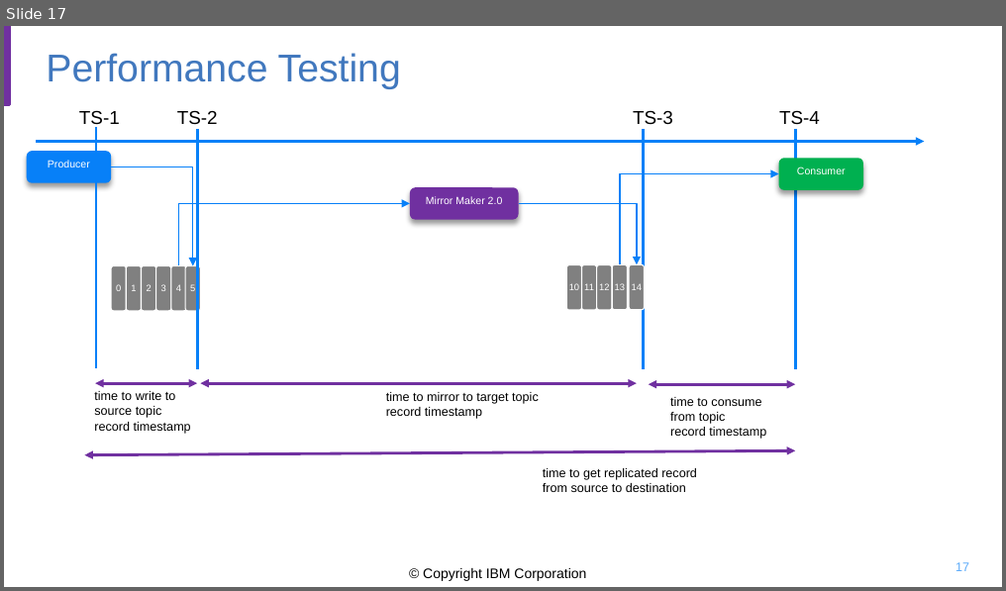
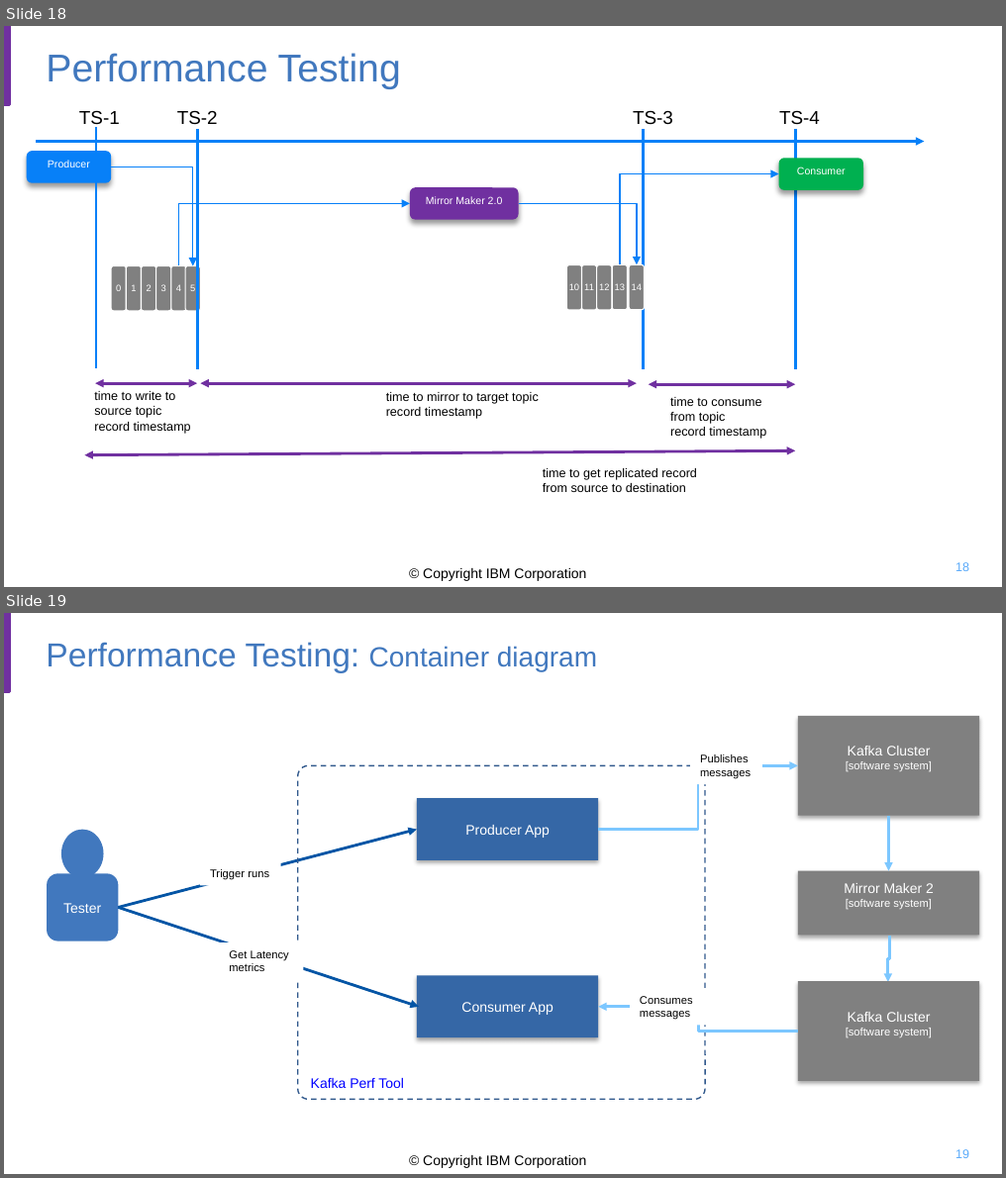
Before and after one commit to jbcodeforce/kp-data-replication, a slide deck: docs/mm2-diagrams.pptx. Shown one above the other, each under a label of ours: slide 17 before the commit, slides 18 and 19 after it. The pictures are 1006x591 and 1006x1178 pixels, drawn with LibreOffice and Linux fonts; fonts in the diff are those of the drawing; background and template pictures are left out. Boxes give left, top, right and bottom in pixels: in the first picture for what was removed or moved away, otherwise in the second. Text is boxed around its words. In the diff, an @@ line names an element or a change of style, - is before the commit and + after.

Commit message:
Add DTO and refactor producer

```diff
--- a/docs/mm2-diagrams.pptx
+++ b/docs/mm2-diagrams.pptx
@@ slide 19 added at <box>4,613,1002,1174</box>, background #FFFFFF; not listed: 2 template elements that a slide beside it also shows @@
@@ title added at <box>46,642,597,673</box>, 24 pt, text #4178BE @@
+Performance Testing: Container diagram
@@ rectangle added at <box>798,716,980,816</box>, fill #808080, 8 pt, text #FFFFFF @@
+Kafka Cluster
+[software system]
@@ text added at <box>700,755,750,778</box>, 8 pt, text #000000 @@
+Publishes
+messages
@@ rounded rectangle added at <box>297,765,705,1099</box>, outline #30598D 1 pt dashed, 10 pt, text #0000FF @@
+Kafka Perf Tool
@@ elbow arrow added from (599, 830) to (798, 765), #7CC7FF 2 pt @@
@@ rectangle added at <box>417,798,599,861</box>, fill #3567A6, 10 pt, text #FFFFFF @@
+Producer App
@@ elbow arrow added from (888, 816) to (888, 871), #7CC7FF 2 pt @@
@@ ellipse added at <box>60,830,103,878</box>, fill #4178BE @@
@@ arrow added from (118, 907) to (417, 830), #0555A5 2 pt @@
@@ rounded rectangle added at <box>47,873,119,942</box>, fill #4178BE, 10 pt, text #FFFFFF @@
+Tester
@@ text added at <box>210,869,269,880</box>, 8 pt, text #000000 @@
+Trigger runs
@@ rectangle added at <box>798,871,980,936</box>, fill #808080, 8 pt, text #FFFFFF @@
+Mirror Maker 2
+[software system]
@@ arrow added from (118, 907) to (419, 1007), #0555A5 2 pt @@
@@ elbow arrow added from (889, 937) to (888, 982), #7CC7FF 2 pt @@
@@ text added at <box>229,951,289,971</box>, 8 pt, text #000000 @@
+Get Latency
+metrics
@@ rectangle added at <box>417,976,599,1038</box>, fill #3567A6, 10 pt, text #FFFFFF @@
+Consumer App
@@ text added at <box>640,996,693,1020</box>, 8 pt, text #000000 @@
+Consumes
+messages
@@ rectangle added at <box>798,981,980,1081</box>, fill #808080, 8 pt, text #FFFFFF @@
+Kafka Cluster
+[software system]
@@ elbow arrow added from (798, 1031) to (599, 1007), #7CC7FF 2 pt @@
@@ page number added at <box>955,1150,969,1158</box>, 9 pt, text #5AAAFA @@
+19
@@ what was slide 17 is now slide 18 @@
@@ page number at <box>955,563,969,571</box>: text changed @@
-17
+18
```
Also in this commit, not shown: 1 other slide added, 12 other files.
